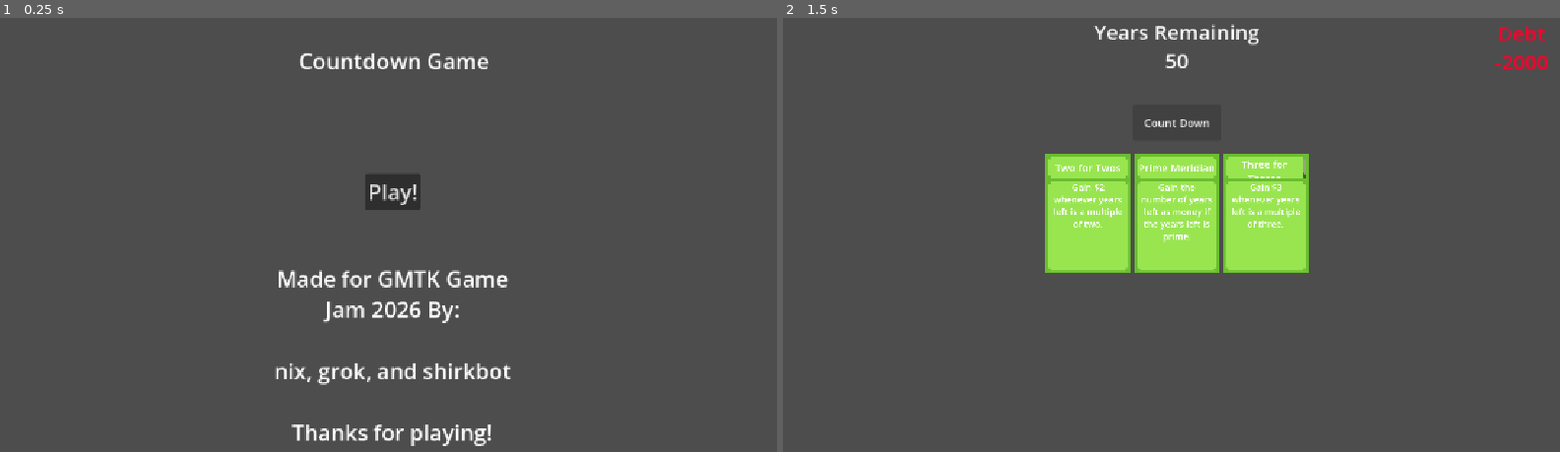
Above: before the commit, frames 1-2 (left to right).
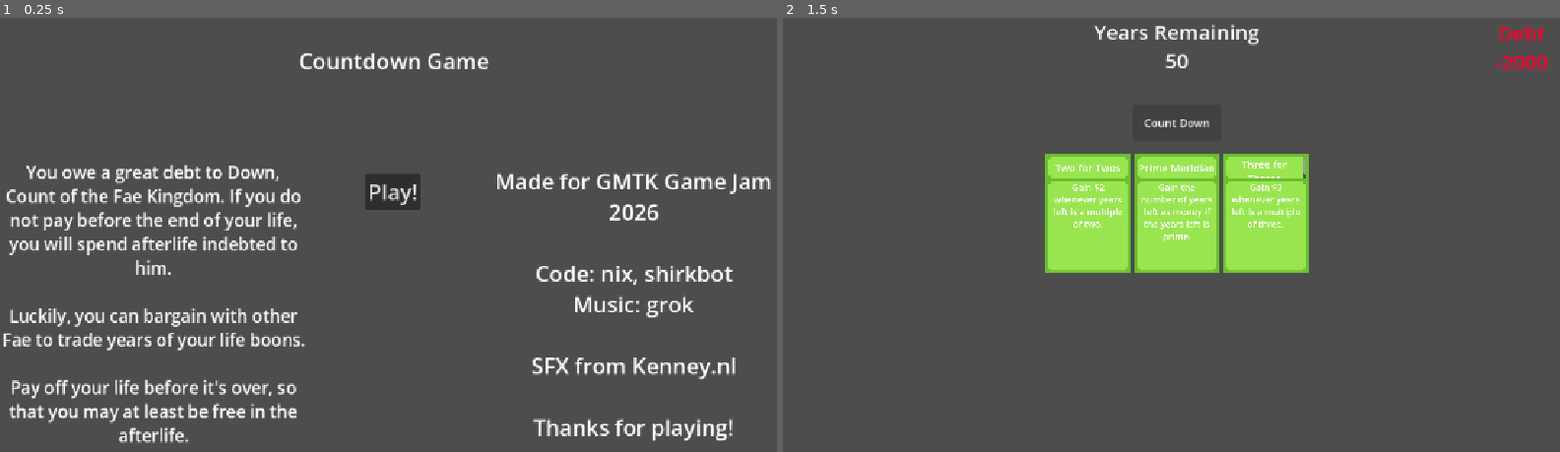
Above: after the commit, the same moments.

Repository: nixnull/gmtk-game-jam-2026-game
Game: Godot game, scene res://main_screen.tscn
The game is run twice, just before and just after one commit, with the same random seed, the same clock (stepped at 60 frames per second) and the same inputs.
Inputs:
- Up to frame 1 (0.25 s): no input
- Up to frame 2 (1.5 s): click "Play!" at 0.5 s; click "Count Down" at 1.25 s

The runs differ from the first frame. In frame 1, 9.3% of the frame differs, in the area x 0-100%, y 33-99%; in frame 2, nothing differs.

Commit message:
add kenney sfx and some flavor to main screen

Diff:
--- a/card.gd
+++ b/card.gd
@@ -20,9 +20,11 @@
 func _on_buy_pressed() -> void:
 	selected = !selected
 	if $Buy.button_pressed:
+		$SelectAudio.play()
 		$Background.modulate = "#aaaaaa"
 		set_happening("Buying!")
 	else:
+		$UnselectAudio.play()
 		$Background.modulate = "#ffffff"
 		$HappeningLabel.visible = false
 
--- a/card.tscn
+++ b/card.tscn
@@ -2,6 +2,8 @@
 
 [ext_resource type="Texture2D" uid="uid://7nn20fvxr0pq" path="res://assets/green_card.png" id="1_kikvd"]
 [ext_resource type="Script" uid="uid://bbxq81ibqj15q" path="res://card.gd" id="1_rjlel"]
+[ext_resource type="AudioStream" uid="uid://bf5wxbonaesv3" path="res://assets/kenney sfx/handleSmallLeather.ogg" id="3_e484p"]
+[ext_resource type="AudioStream" uid="uid://cpgtjymb5kypr" path="res://assets/kenney sfx/handleSmallLeather2.ogg" id="4_fpac0"]
 
 [sub_resource type="SpriteFrames" id="SpriteFrames_elxoo"]
 animations = [{
@@ -61,4 +63,10 @@
 horizontal_alignment = 1
 vertical_alignment = 1
 
+[node name="SelectAudio" type="AudioStreamPlayer" parent="." unique_id=114868112]
+stream = ExtResource("3_e484p")
+
+[node name="UnselectAudio" type="AudioStreamPlayer" parent="." unique_id=1932432052]
+stream = ExtResource("4_fpac0")
+
 [connection signal="pressed" from="Buy" to="." method="_on_buy_pressed"]
--- a/final_screen.gd
+++ b/final_screen.gd
@@ -20,4 +20,5 @@
 	self.visible = false
 
 func _on_button_pressed() -> void:
+	$RestartSFX.play()
 	restart.emit()
--- a/final_screen.tscn
+++ b/final_screen.tscn
@@ -1,6 +1,7 @@
 [gd_scene format=3 uid="uid://dusjupyjf6ao"]
 
 [ext_resource type="Script" uid="uid://bgu2uscuxeb8k" path="res://final_screen.gd" id="1_lbqom"]
+[ext_resource type="AudioStream" uid="uid://0yhe3hq37fkf" path="res://assets/kenney sfx/metalClick.ogg" id="2_buil8"]
 
 [node name="FinalScreen" type="CanvasLayer" unique_id=355368161]
 script = ExtResource("1_lbqom")
@@ -34,4 +35,7 @@
 theme_override_font_sizes/font_size = 30
 text = "Try Again"
 
+[node name="RestartSFX" type="AudioStreamPlayer" parent="." unique_id=979658061]
+stream = ExtResource("2_buil8")
+
 [connection signal="pressed" from="Button" to="." method="_on_button_pressed"]
--- a/game_screen.gd
+++ b/game_screen.gd
@@ -107,6 +107,7 @@
 	if selected_cards.is_empty():
 		print("empty")
 	else:
+		$BuyAudio.play()
 		update_turns(total_cost)
 
 		$Bank.new_hand(3)
--- a/game_screen.tscn
+++ b/game_screen.tscn
@@ -3,6 +3,7 @@
 [ext_resource type="PackedScene" uid="uid://dt3217l4kq7j4" path="res://bank.tscn" id="1_t5odh"]
 [ext_resource type="Script" uid="uid://bagkmk37aneck" path="res://game_screen.gd" id="1_xwjjp"]
 [ext_resource type="PackedScene" uid="uid://e0knnc7cu0fm" path="res://inventory.tscn" id="3_norob"]
+[ext_resource type="AudioStream" uid="uid://cfi533bmw8om7" path="res://assets/kenney sfx/handleCoins2.ogg" id="4_yla3h"]
 
 [node name="GameScreen" type="CanvasLayer" unique_id=1156669678]
 script = ExtResource("1_xwjjp")
@@ -58,4 +59,7 @@
 horizontal_alignment = 1
 vertical_alignment = 1
 
+[node name="BuyAudio" type="AudioStreamPlayer" parent="." unique_id=1338669406]
+stream = ExtResource("4_yla3h")
+
 [connection signal="pressed" from="Buy" to="." method="_on_buy_pressed"]
--- a/start_screen.gd
+++ b/start_screen.gd
@@ -14,4 +14,5 @@
 
 
 func _on_button_pressed() -> void:
+	$StartSFX.play()
 	start_game.emit()
--- a/start_screen.tscn
+++ b/start_screen.tscn
@@ -1,6 +1,7 @@
 [gd_scene format=3 uid="uid://bmcj6g2n8mabc"]
 
 [ext_resource type="Script" uid="uid://cao7blo8m0yp4" path="res://start_screen.gd" id="1_ncxyx"]
+[ext_resource type="AudioStream" uid="uid://0yhe3hq37fkf" path="res://assets/kenney sfx/metalClick.ogg" id="2_pevhg"]
 
 [node name="StartScreen" type="CanvasLayer" unique_id=281103666]
 script = ExtResource("1_ncxyx")
@@ -22,22 +23,26 @@
 
 [node name="Credits" type="RichTextLabel" parent="." unique_id=1709521791]
 anchors_preset = -1
-anchor_left = 0.4027778
-anchor_top = 0.5555556
-anchor_right = 0.7048611
+anchor_left = 0.5503472
+anchor_top = 0.29629636
+anchor_right = 0.9375
 anchor_bottom = 1.0
-offset_left = -64.0
+offset_left = 70.0
 offset_top = -3.0517578e-05
-offset_right = -64.0
+offset_right = 70.0
 grow_horizontal = 2
 grow_vertical = 0
 theme_override_font_sizes/normal_font_size = 32
-text = "Made for GMTK Game Jam 2026 By:
+text = "Made for GMTK Game Jam 2026
 
-nix, grok, and shirkbot
+Code: nix, shirkbot
+Music: grok
+
+SFX from Kenney.nl
 
 Thanks for playing!"
 horizontal_alignment = 1
+vertical_alignment = 1
 metadata/_edit_use_anchors_ = true
 
 [node name="Button" type="Button" parent="." unique_id=86969909]
@@ -53,4 +58,20 @@
 text = "Play!"
 metadata/_edit_use_anchors_ = true
 
+[node name="StartSFX" type="AudioStreamPlayer" parent="." unique_id=340868847]
+stream = ExtResource("2_pevhg")
+
+[node name="RichTextLabel" type="RichTextLabel" parent="." unique_id=359517470]
+offset_top = 192.0
+offset_right = 448.0
+offset_bottom = 648.0
+theme_override_font_sizes/normal_font_size = 25
+text = "You owe a great debt to Down, Count of the Fae Kingdom. If you do not pay before the end of your life, you will spend afterlife indebted to him.
+
+Luckily, you can bargain with other Fae to trade years of your life boons.
+
+Pay off your life before it's over, so that you may at least be free in the afterlife."
+horizontal_alignment = 1
+vertical_alignment = 1
+
 [connection signal="pressed" from="Button" to="." method="_on_button_pressed"]
